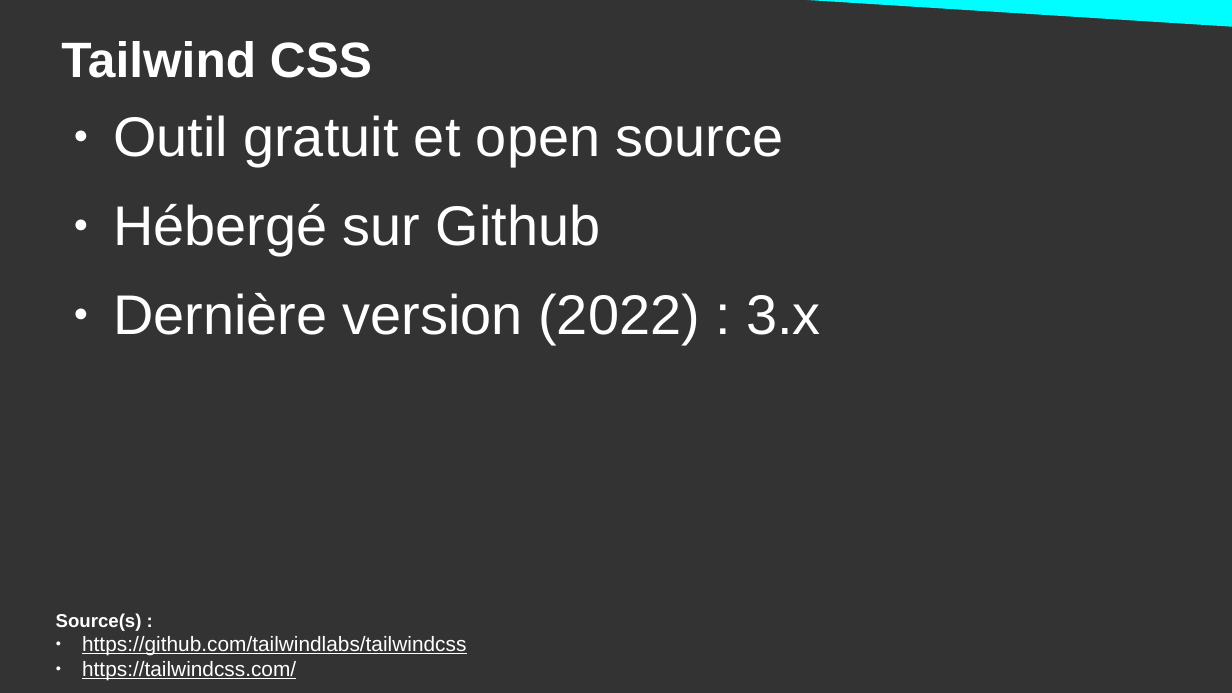
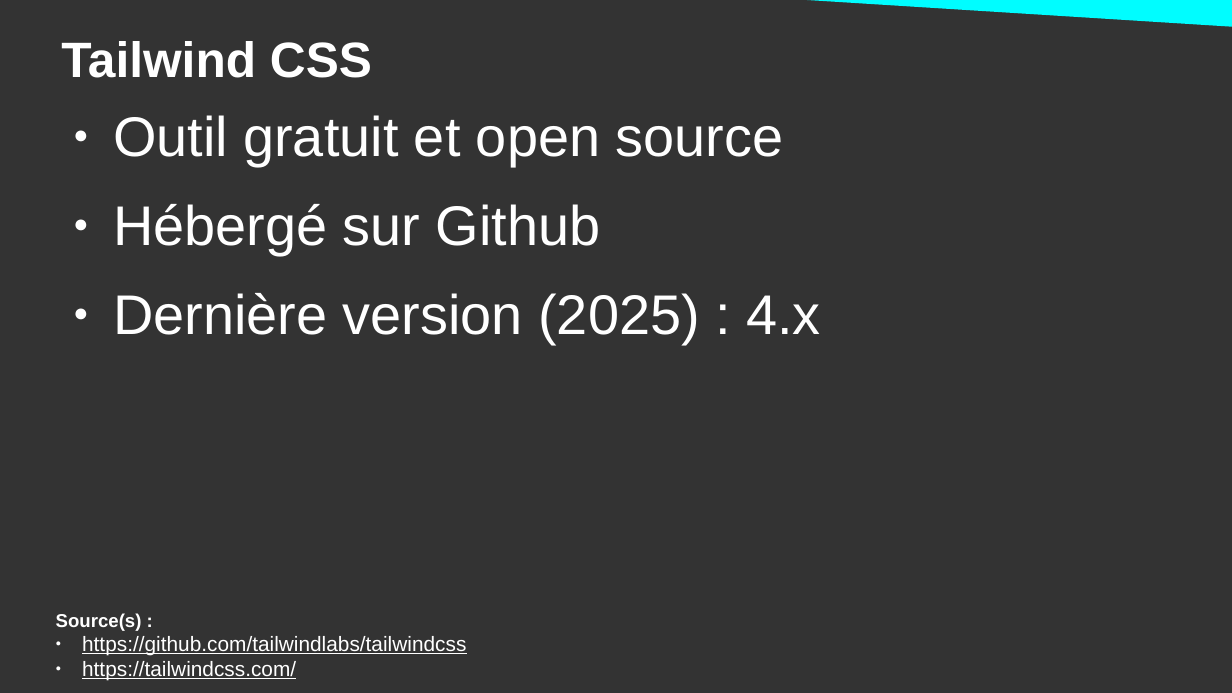
Before and after one commit to DanYellow/cours, a slide deck: slide 5 of integration-web-s2/cours-magistraux/numero-1/presentation.odp. Drawn at 1232x693 pixels with LibreOffice and Linux fonts; fonts in the diff are those of the drawing. Boxes give left, top, right and bottom in pixels: in the first picture for what was removed or moved away, otherwise in the second. Text is boxed around its words. In the diff, an @@ line names an element or a change of style, - is before the commit and + after.

```diff
--- a/integration-web-s2/cours-magistraux/numero-1/presentation.odp
+++ b/integration-web-s2/cours-magistraux/numero-1/presentation.odp
@@ text at <box>113,293,820,344</box>: text changed @@
-● Dernière version (2022) : 3.x
+● Dernière version (2025) : 4.x
```
Also in this commit, not shown: 6 other slides changed, 2 slides added, 1 other file.
